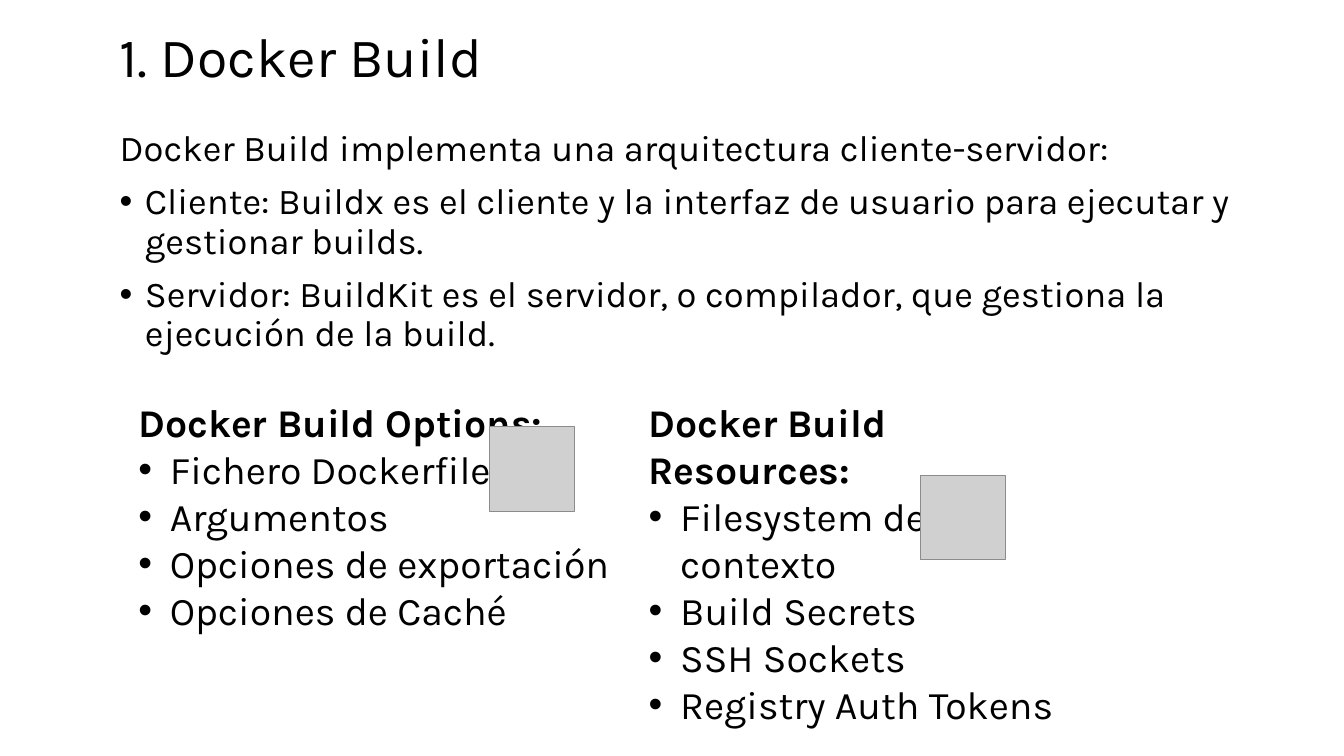
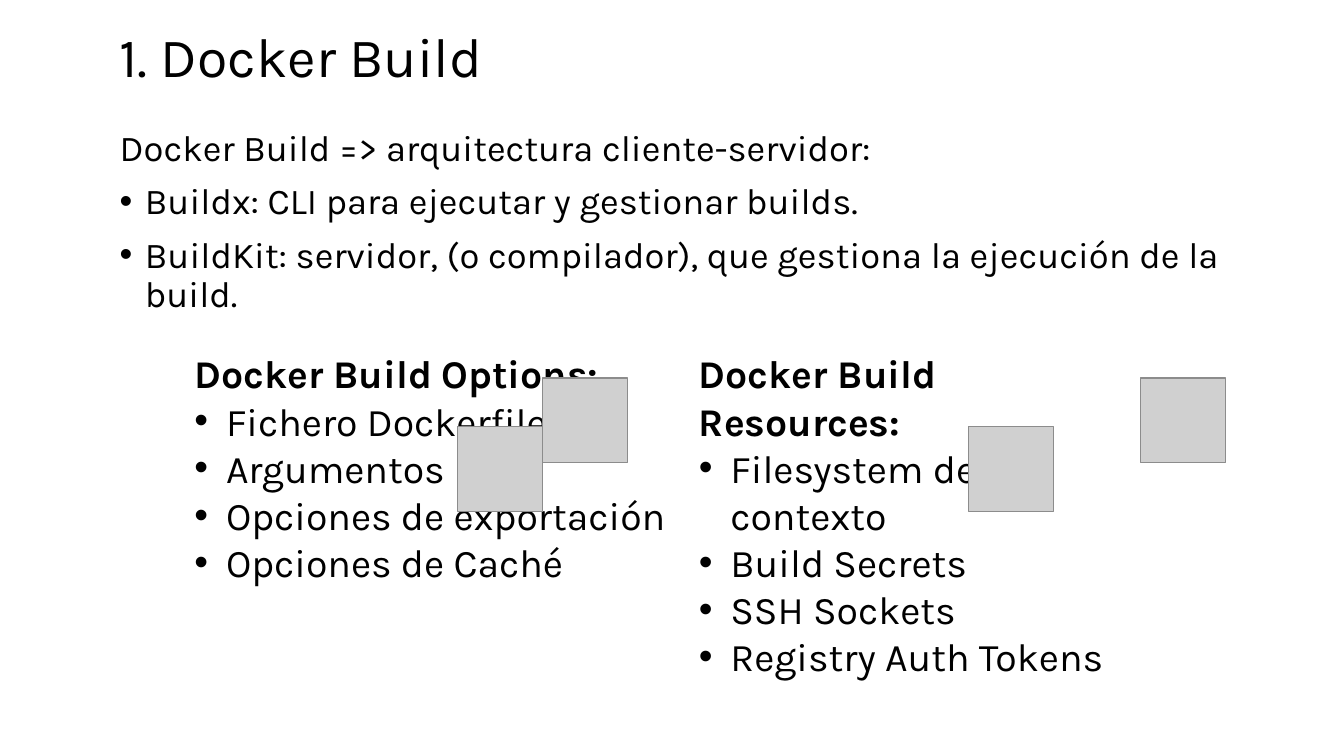
Before and after one commit to jpaniorte/docker25, a slide deck: slide 3 of ppt/3_Dockerfile.pptx (slide 4 before the commit). Drawn at 1344x756 pixels with LibreOffice and Linux fonts; fonts in the diff are those of the drawing; grey boxes stand for pictures. Boxes give left, top, right and bottom in pixels: in the first picture for what was removed or moved away, otherwise in the second. Text is boxed around its words. In the diff, an @@ line names an element or a change of style, - is before the commit and + after.

```diff
--- a/ppt/3_Dockerfile.pptx
+++ b/ppt/3_Dockerfile.pptx
@@ text at (120,136,1218,308): text changed @@
-Docker Build implementa una arquitectura cliente-servidor:
-• Cliente: Buildx es el cliente y la interfaz de usuario para ejecutar y gestionar builds.
-• Servidor: BuildKit es el servidor, o compilador, que gestiona la ejecución de la build.
+Docker Build => arquitectura cliente-servidor:
+• Buildx: CLI para ejecutar y gestionar builds.
+• BuildKit: servidor, (o compilador), que gestiona la ejecución de la build.
@@ text "Docker Build Options:": place and size @@
-text "Docker Build Options:" at (138,409,609,635)
+text "Docker Build Options:" at (194,360,666,587)
@@ text "Docker Build Resources:": place and size @@
-text "Docker Build Resources:" at (649,409,1053,729)
+text "Docker Build Resources:" at (699,360,1103,681)
@@ picture added at (542,378,627,463) @@
@@ picture added at (1140,378,1225,463) @@
@@ picture: place and size @@
-picture at (490,426,575,511)
+picture at (458,426,542,511)
@@ picture: place and size @@
-picture at (921,475,1005,560)
+picture at (969,426,1054,511)
```
Also in this commit, not shown: 5 other slides changed, 13 slides added, 7 slides removed, 3 other files.
